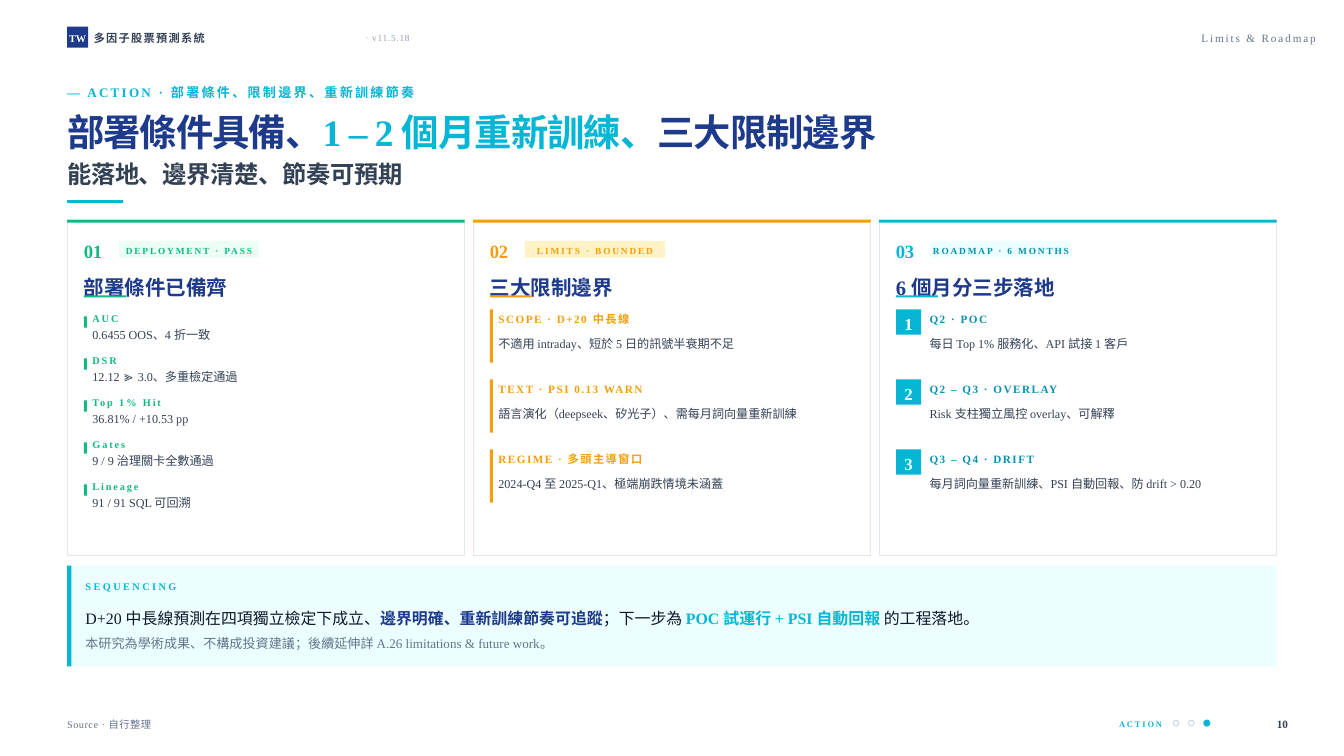
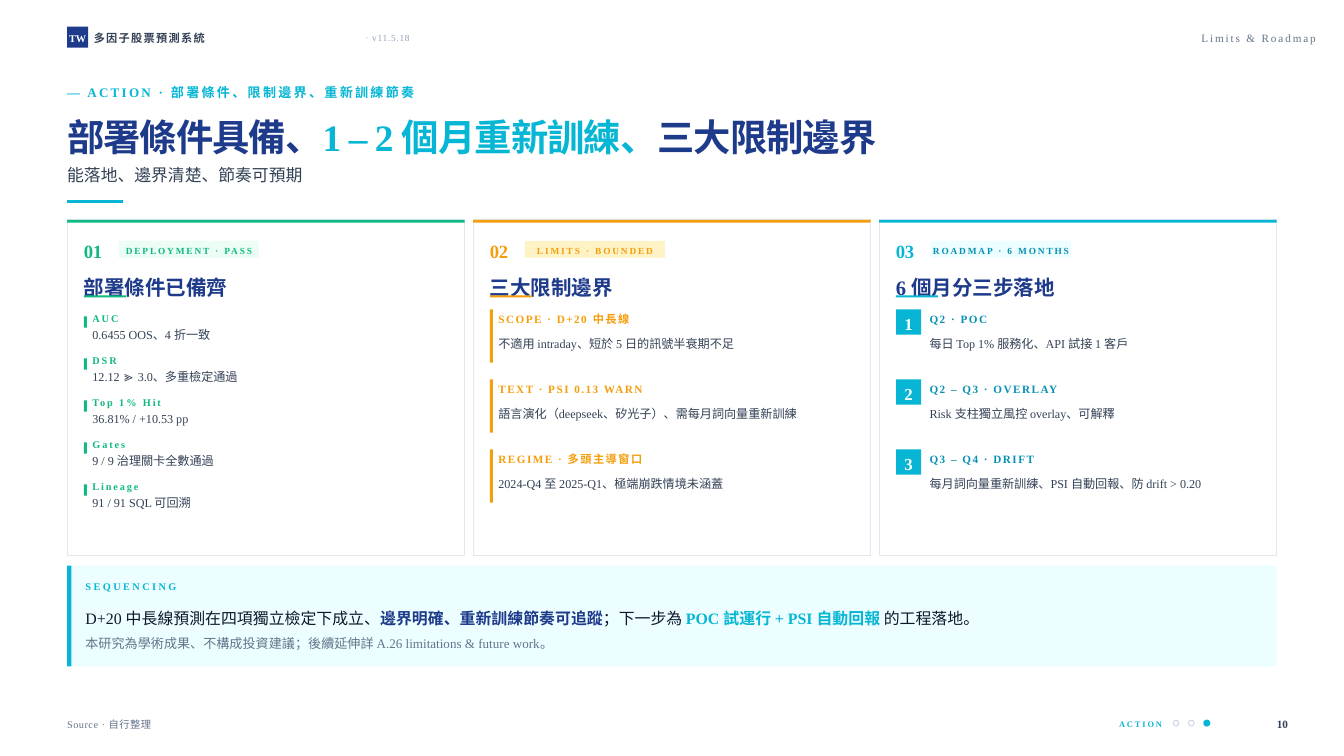
Before and after one commit to andychen050229-cell/taiwan-stock-multifactor, a slide deck: slide 10 of 台股多因子預測系統_v11.5.18_課堂簡報.pptx. Drawn at 1344x756 pixels with LibreOffice and Linux fonts; fonts in the diff are those of the drawing. Boxes give left, top, right and bottom in pixels: in the first picture for what was removed or moved away, otherwise in the second. Text is boxed around its words. In the diff, an @@ line names an element or a change of style, - is before the commit and + after.

```diff
--- a/台股多因子預測系統_v11.5.18_課堂簡報.pptx
+++ b/台股多因子預測系統_v11.5.18_課堂簡報.pptx
@@ text "部署條件具備、1 – 2 個月重新訓練、三大限制邊界 能落地、邊界清楚、節奏可預期" at (67,119,877,183): size 26 to 18 pt, letter spacing -0.4 to 0 pt, bold off in "能落地、邊界清楚、節奏可預期"; line spacing 1.18 to 1.3 @@
```
Also in this commit, not shown: 6 other slides changed, 9 other files.
